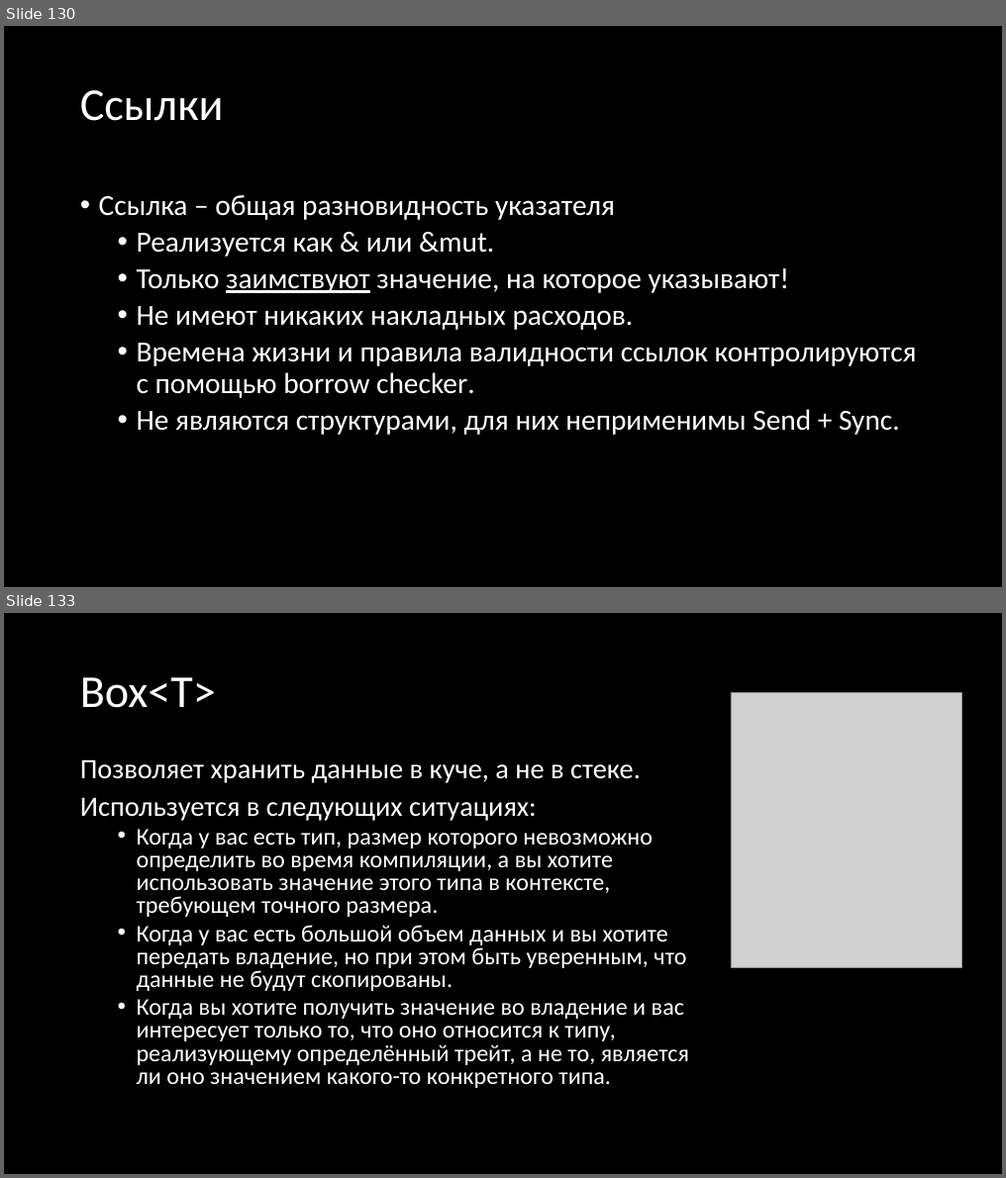
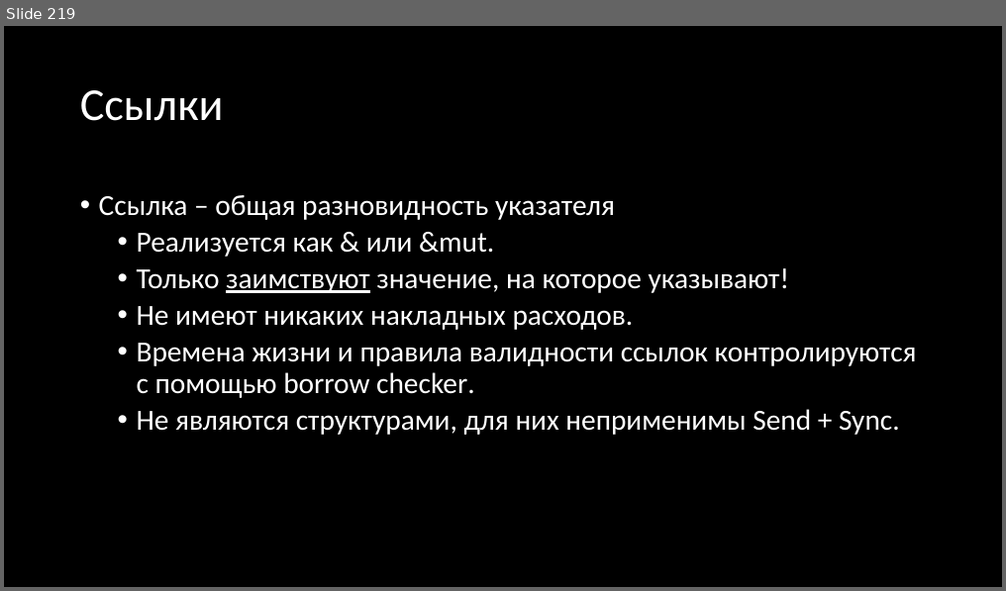
Before and after one commit to Gordon01/learn-rust, a slide deck: keynotes/Rust 2024.pptx. Shown one above the other, each under a label of ours: slides 130 and 133 before the commit, slide 219 after it; the slides between them are not shown. The pictures are 1006x1178 and 1006x591 pixels, drawn with LibreOffice and Linux fonts; fonts in the diff are those of the drawing; grey boxes stand for pictures. Boxes give left, top, right and bottom in pixels: in the first picture for what was removed or moved away, otherwise in the second. Text is boxed around its words. In the diff, an @@ line names an element or a change of style, - is before the commit and + after.

```diff
--- a/keynotes/Rust 2024.pptx
+++ b/keynotes/Rust 2024.pptx
@@ slide 133 removed at (x1=4, y1=613, x2=1002, y2=1174), background #000000 @@
@@ title removed at (x1=80, y1=677, x2=216, y2=708) @@
-Box<T>
@@ picture removed at (x1=731, y1=693, x2=962, y2=967) @@
@@ text removed at (x1=80, y1=760, x2=689, y2=1088) @@
-Позволяет хранить данные в куче, а не в стеке.
-Используется в следующих ситуациях:
-  • Когда у вас есть тип, размер которого невозможно определить во время компиляции, а вы хотите использовать значение этого типа в контексте, требующем точного размера.
-  • Когда у вас есть большой объем данных и вы хотите передать владение, но при этом быть уверенным, что данные не будут скопированы.
-  • Когда вы хотите получить значение во владение и вас интересует только то, что оно относится к типу, реализующему определённый трейт, а не то, является ли оно значением какого-то конкретного типа.
@@ what was slide 130 is now slide 219 @@
```
Also in this commit, not shown: 4 slides changed, 17 slides added, 1 other slide removed, 1 other file.
